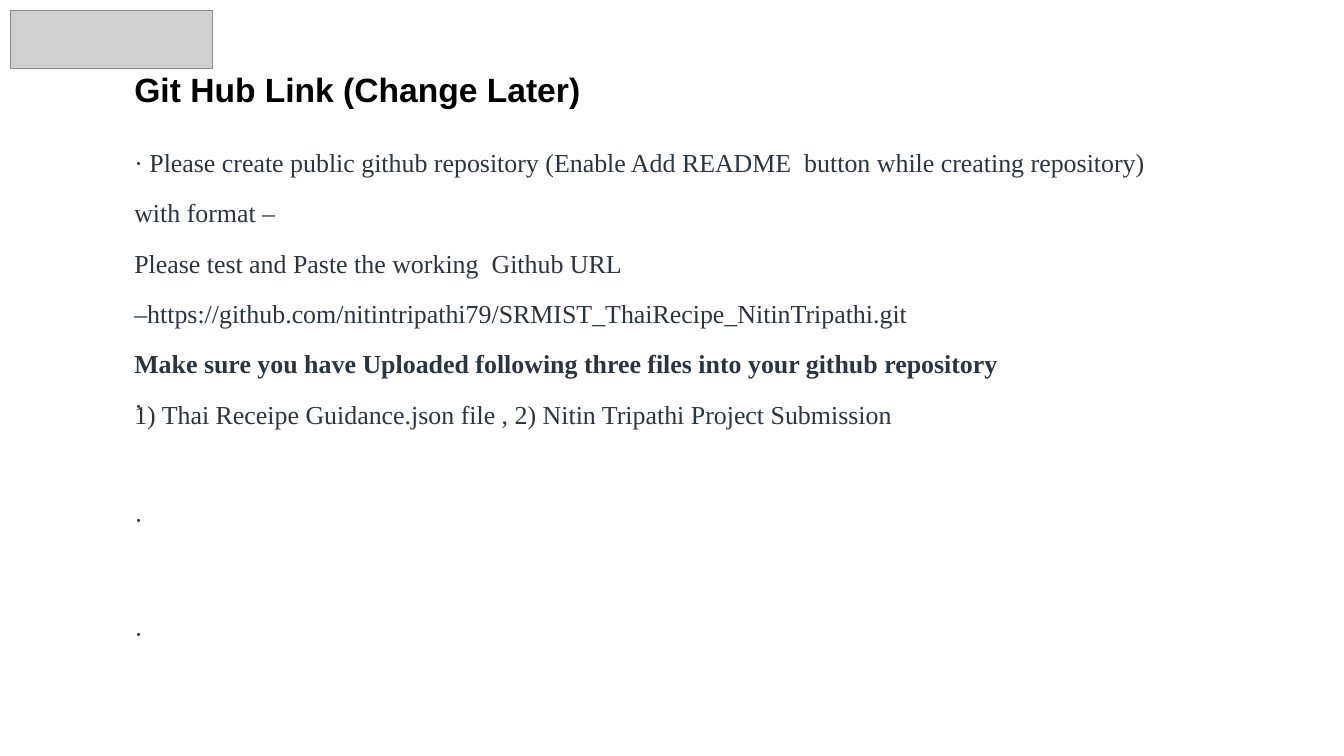
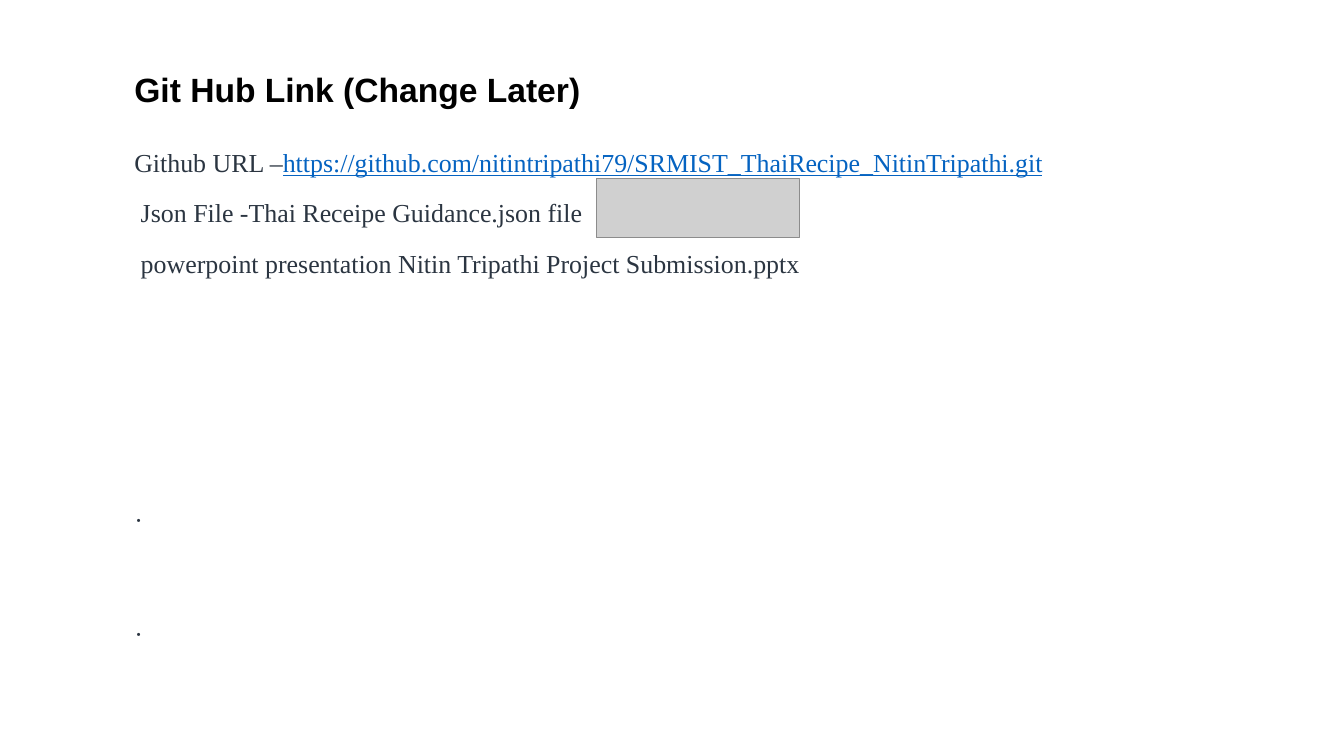
Before and after one commit to nitintripathi79/SRMIST_ThaiRecipe_NitinTripathi, a slide deck: slide 12 of Nitin Tripathi Project Submission.pptx. Drawn at 1344x756 pixels with LibreOffice and Linux fonts; fonts in the diff are those of the drawing; grey boxes stand for pictures. Boxes give left, top, right and bottom in pixels: in the first picture for what was removed or moved away, otherwise in the second. Text is boxed around its words. In the diff, an @@ line names an element or a change of style, - is before the commit and + after.

```diff
--- a/Nitin Tripathi Project Submission.pptx
+++ b/Nitin Tripathi Project Submission.pptx
@@ picture removed at box(10, 10, 213, 69) @@
@@ text at box(134, 154, 1043, 279): text changed @@
-· Please create public github repository (Enable Add README button while creating repository) with format –
-Please test and Paste the working Github URL –https://github.com/nitintripathi79/SRMIST_ThaiRecipe_NitinTripathi.git
-Make sure you have Uploaded following three files into your github repository
-1) Thai Receipe Guidance.json file , 2) Nitin Tripathi Project Submission
+Github URL –https://github.com/nitintripathi79/SRMIST_ThaiRecipe_NitinTripathi.git
+Json File -Thai Receipe Guidance.json file
+powerpoint presentation Nitin Tripathi Project Submission.pptx
@@ picture added at box(597, 178, 800, 237) @@
@@ text removed at box(134, 370, 958, 455) @@
-·
```
Also in this commit, not shown: 6 other slides changed.
